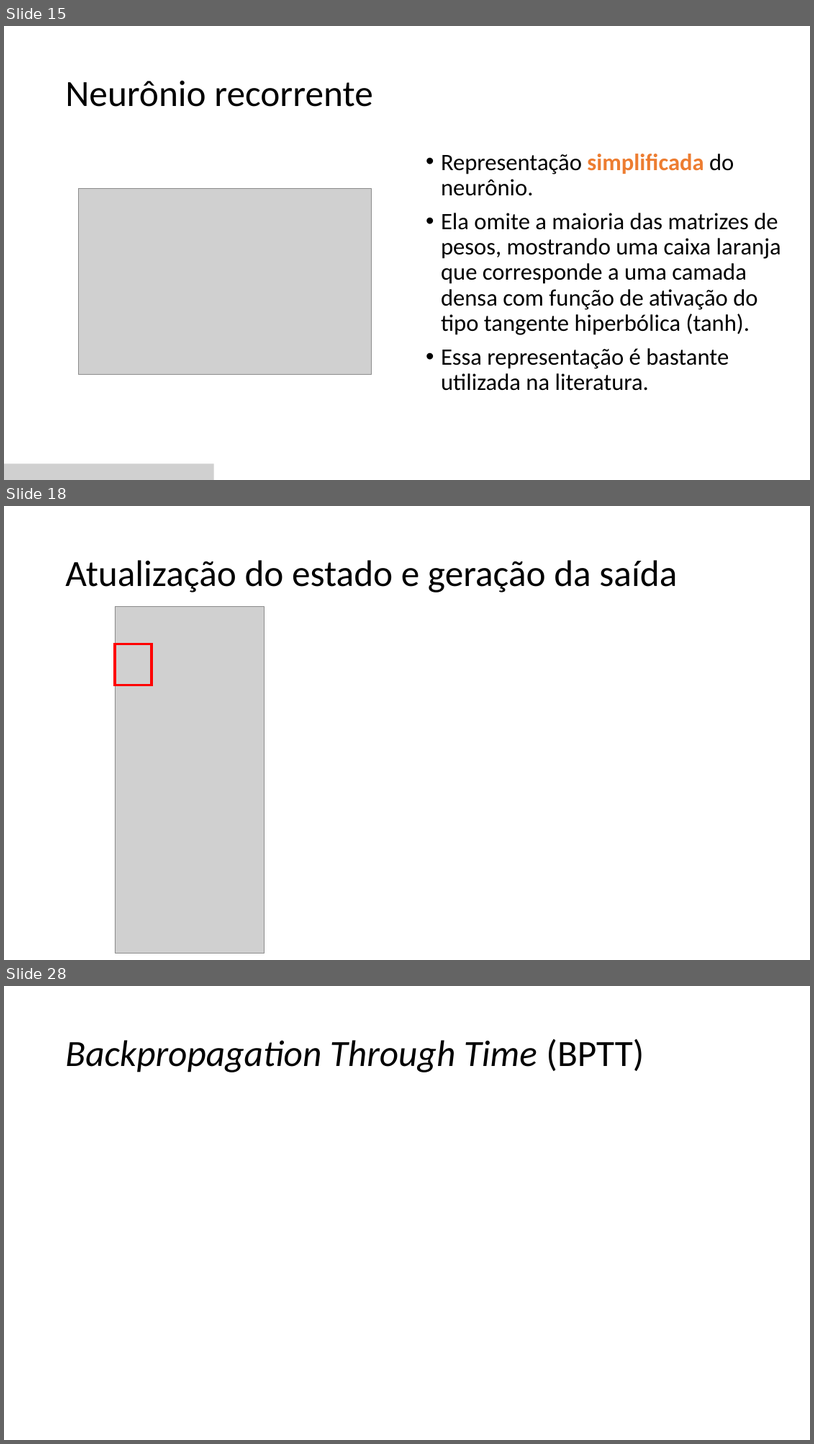
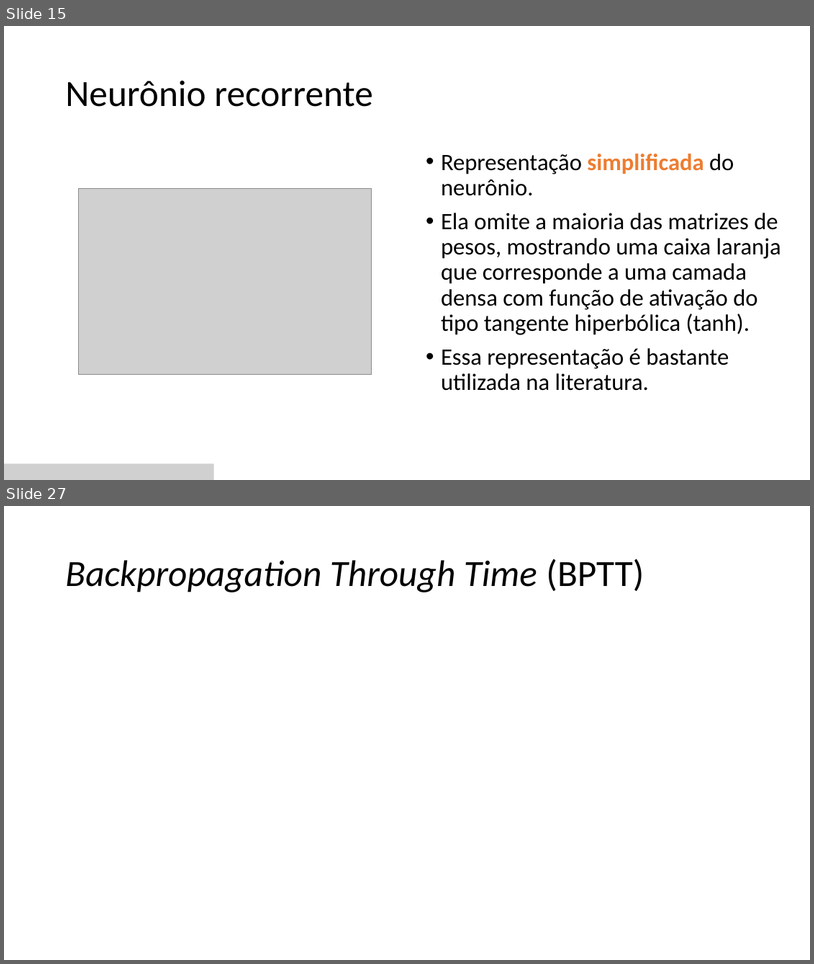
Before and after one commit to zz4fap/c24_inteligencia_artificial, a slide deck: slides/C24_RNN.pptx. Shown one above the other, each under a label of ours: slides 15, 18 and 28 before the commit, slides 15 and 27 after it; the slides between them are not shown. The pictures are 814x1444 and 814x964 pixels, drawn with LibreOffice and Linux fonts; fonts in the diff are those of the drawing; grey boxes stand for pictures. Boxes give left, top, right and bottom in pixels: in the first picture for what was removed or moved away, otherwise in the second. Text is boxed around its words. In the diff, an @@ line names an element or a change of style, - is before the commit and + after.

```diff
--- a/slides/C24_RNN.pptx
+++ b/slides/C24_RNN.pptx
@@ slide 18 removed at box(4, 506, 810, 960), background #FFFFFF @@
@@ title removed at box(65, 560, 677, 592) @@
-Atualização do estado e geração da saída
@@ picture removed at box(115, 606, 264, 952) @@
@@ rectangle removed at box(115, 644, 152, 685) @@
@@ what was slide 28 is now slide 27 @@
```
Also in this commit, not shown: 15 slides changed.
